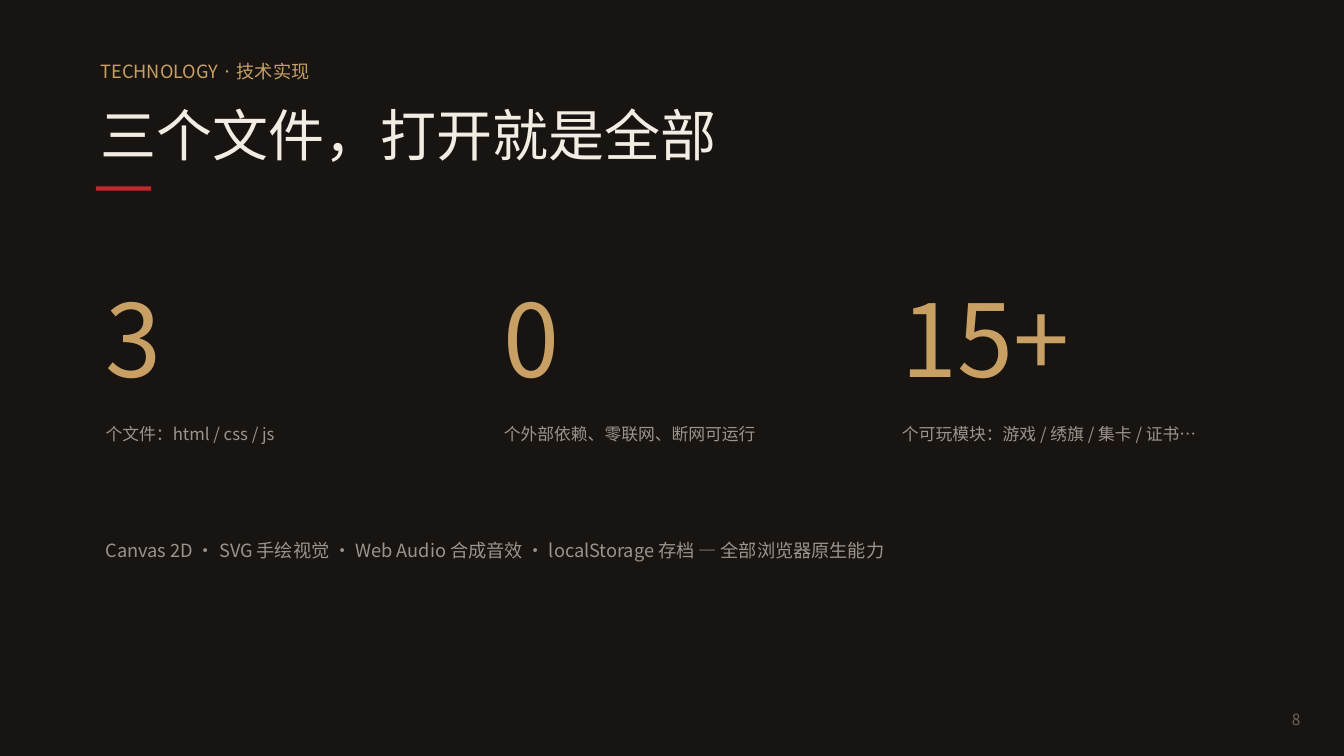
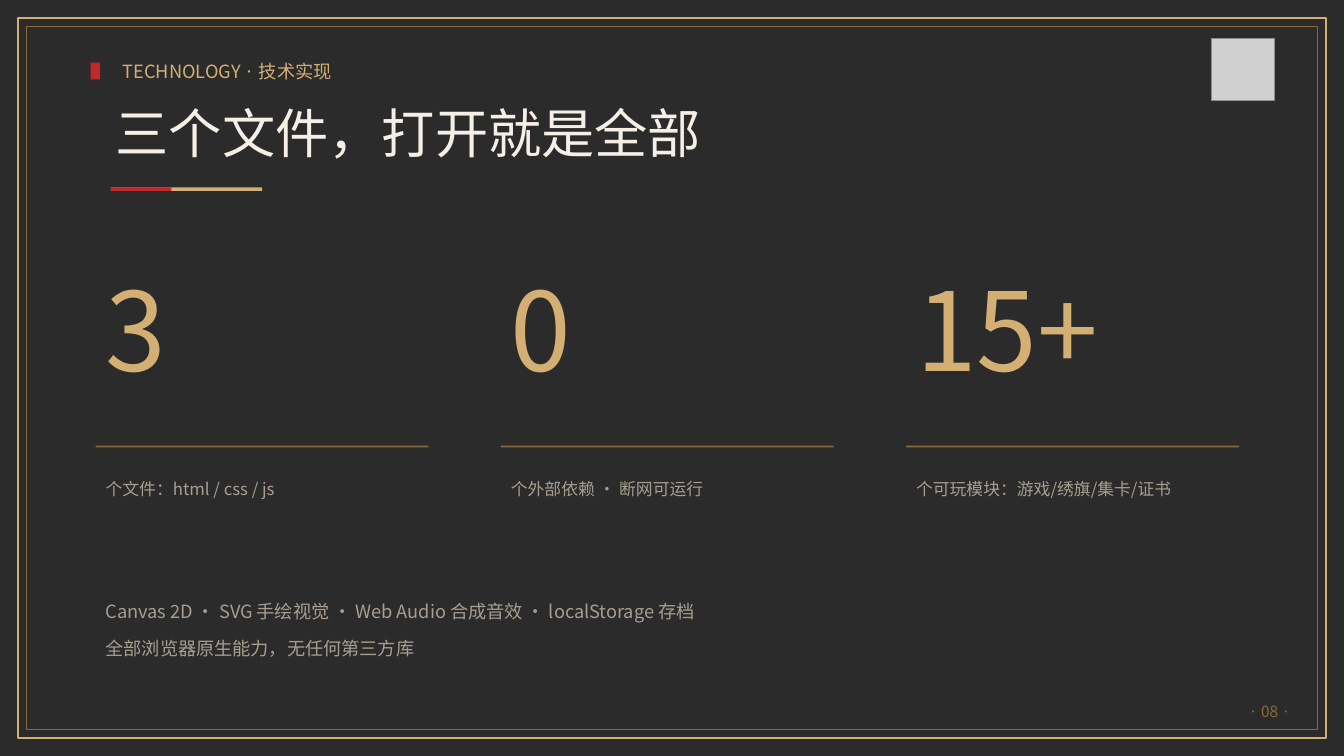
Before and after one commit to chenxingyu364/limingqianye, a slide deck: slide 8 of materials/defense-ppt.pptx. Drawn at 1344x756 pixels with LibreOffice and Linux fonts; fonts in the diff are those of the drawing; grey boxes stand for pictures; background and template pictures are left out; a plain dark background stands for a picture behind light text. Boxes give left, top, right and bottom in pixels: in the first picture for what was removed or moved away, otherwise in the second. Text is boxed around its words. In the diff, an @@ line names an element or a change of style, - is before the commit and + after.

```diff
--- a/materials/defense-ppt.pptx
+++ b/materials/defense-ppt.pptx
@@ background #FFFFFF to picture (left out) @@
@@ rectangle: place and size @@
-rectangle at (0, 0, 1344, 756)
+rectangle at (18, 18, 1326, 738)
@@ rectangle at (18, 18, 1326, 738): fill #171412 to none; outline none to #D4AF74 1.1 pt @@
@@ rectangle added at (26, 26, 1318, 730), outline #8A6A3A 0.5 pt @@
@@ text "TECHNOLOGY · 技术实现": place and size @@
-text "TECHNOLOGY · 技术实现" at (101, 62, 310, 80)
+text "TECHNOLOGY · 技术实现" at (123, 62, 332, 80)
@@ text "TECHNOLOGY · 技术实现" at (123, 62, 332, 80): text colour #C9A063 to #D4AF74 @@
@@ picture added at (1212, 38, 1274, 101) @@
@@ rectangle added at (91, 63, 100, 80), fill #C3272B @@
@@ text "三个文件，打开就是全部": place and size @@
-text "三个文件，打开就是全部" at (101, 108, 716, 162)
+text "三个文件，打开就是全部" at (116, 108, 701, 159)
@@ text "三个文件，打开就是全部" at (116, 108, 701, 159): size 40 to 38 pt, text colour #F2ECE3 to #F5EFE6 @@
@@ rectangle: place and size @@
-rectangle at (96, 187, 151, 191)
+rectangle at (111, 188, 171, 191)
@@ rectangle added at (111, 188, 262, 191), fill #D4AF74 @@
@@ text "3": place and size @@
-text "3" at (106, 302, 162, 379)
+text "3" at (106, 289, 167, 373)
@@ text "0": place and size @@
-text "0" at (504, 302, 560, 379)
+text "0" at (511, 289, 572, 373)
@@ size 72 to 78 pt, text colour #C9A063 to #D4AF74 in 3 elements at (106, 289, 167, 373), (511, 289, 572, 373), (916, 291, 1098, 373) @@
@@ text "15+": place and size @@
-text "15+" at (902, 303, 1070, 379)
+text "15+" at (916, 291, 1098, 373)
@@ rectangle added at (96, 446, 429, 448), fill #8A6A3A @@
@@ rectangle added at (501, 446, 834, 448), fill #8A6A3A @@
@@ rectangle added at (906, 446, 1239, 448), fill #8A6A3A @@
@@ text "个文件：html / css / js": place and size @@
-text "个文件：html / css / js" at (106, 426, 274, 444)
+text "个文件：html / css / js" at (106, 481, 274, 499)
@@ text "个文件：html / css / js" at (106, 481, 274, 499): text colour #9C948A to #A89E90; line spacing 1 to 1.5 @@
@@ text at (511, 481, 703, 497): text changed; text colour #9C948A to #A89E90 @@
-个外部依赖、零联网、断网可运行
+个外部依赖 · 断网可运行
@@ text at (916, 481, 1171, 498): text changed; text colour #9C948A to #A89E90 @@
-个可玩模块：游戏 / 绣旗 / 集卡 / 证书…
+个可玩模块：游戏/绣旗/集卡/证书
@@ text at (106, 603, 694, 657): text changed; text colour #9C948A to #A89E90 @@
-Canvas 2D · SVG 手绘视觉 · Web Audio 合成音效 · localStorage 存档 — 全部浏览器原生能力
+Canvas 2D · SVG 手绘视觉 · Web Audio 合成音效 · localStorage 存档
+全部浏览器原生能力，无任何第三方库
@@ text added at (1261, 706, 1278, 717), 11 pt, text #8A6A3A @@
+· 08 ·
@@ text removed at (1292, 714, 1301, 725) @@
-8
```
Also in this commit, not shown: 9 other slides changed.
